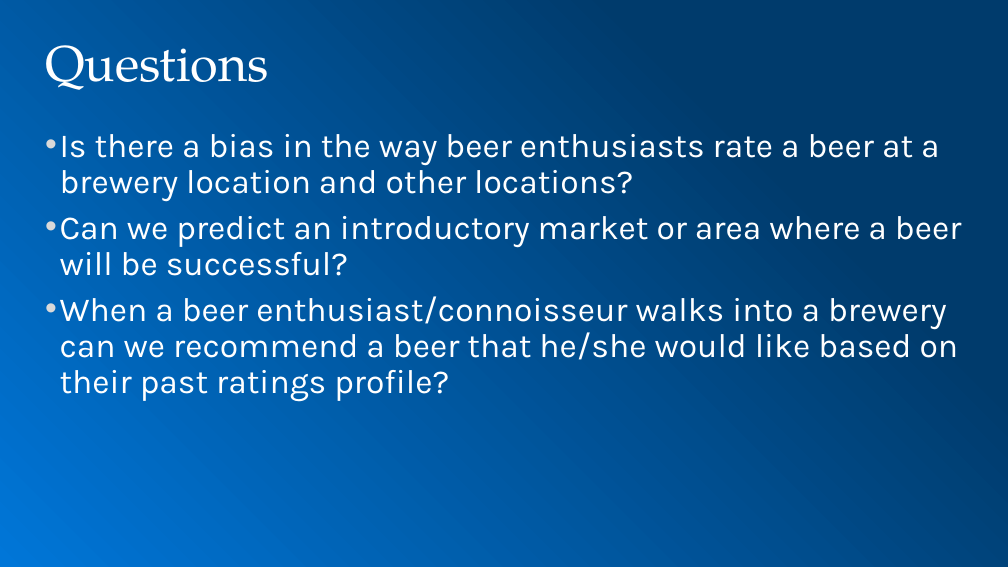
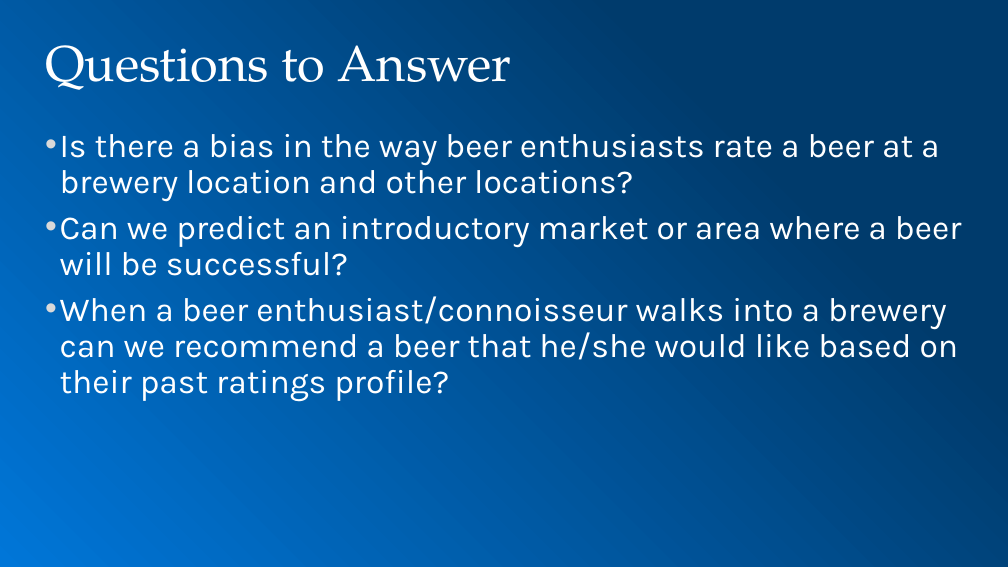
Before and after one commit to toadies/MSDS_CaseStudy2, a slide deck: slide 4 of presentation/MSDS 6306 Case Study 2.pptx. Drawn at 1008x567 pixels with LibreOffice and Linux fonts; fonts in the diff are those of the drawing; background and template pictures are left out. Boxes give left, top, right and bottom in pixels: in the first picture for what was removed or moved away, otherwise in the second. Text is boxed around its words. In the diff, an @@ line names an element or a change of style, - is before the commit and + after.

```diff
--- a/presentation/MSDS 6306 Case Study 2.pptx
+++ b/presentation/MSDS 6306 Case Study 2.pptx
@@ title at bbox=[45, 45, 512, 90]: text changed @@
-Questions
+Questions to Answer
```
Also in this commit, not shown: 2 other slides changed, 1 other file.
